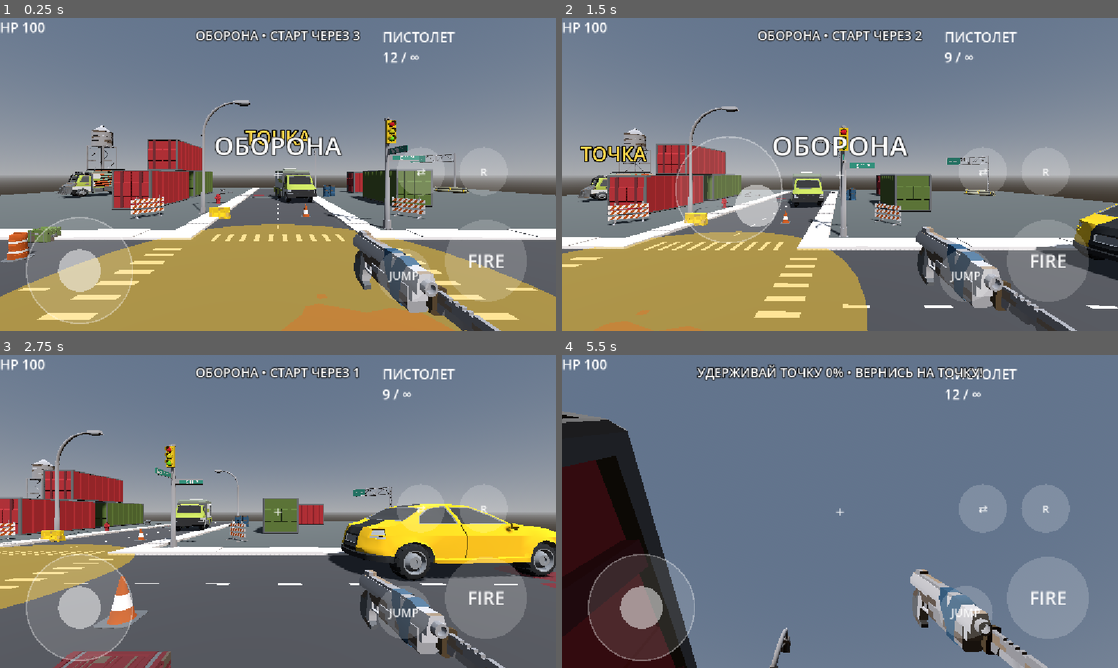
Above: before the commit, frames 1-4 (two rows, left to right).
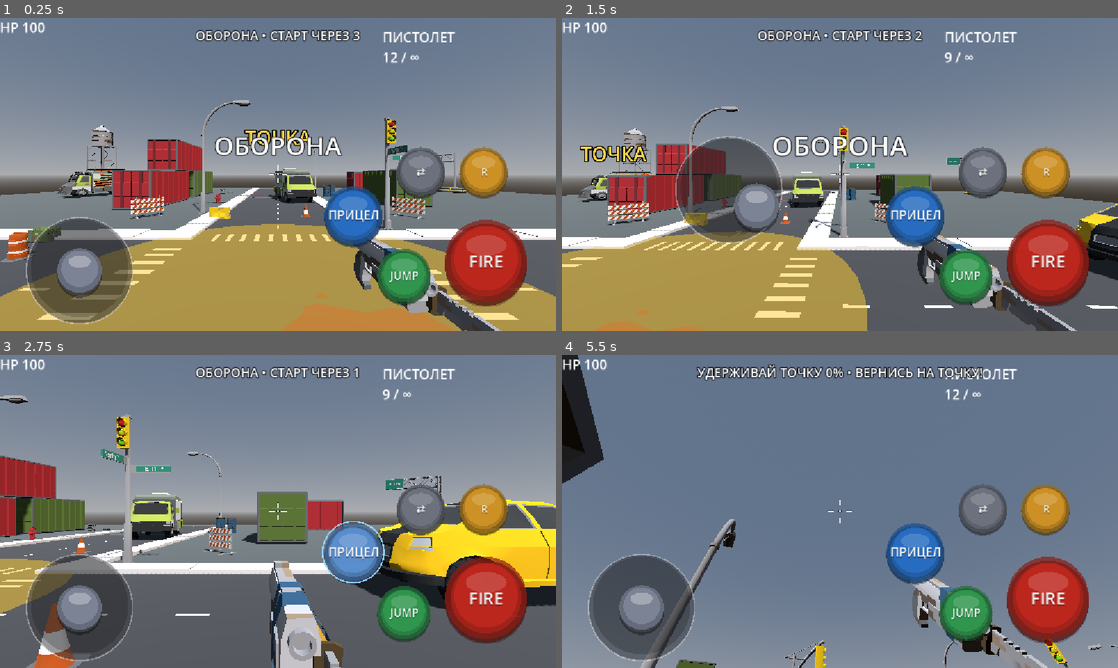
Above: after the commit, the same moments.

Repository: gsmboss/dead-zone
Game: Godot game, scene res://levels/street_level.tscn
Same seed, same stepped clock (60 frames per second), same inputs: the game is played once before the commit and once after it. This scene is started directly instead of the project's main scene.
Inputs (mouse positions are in pixels of both pictures, inside the frame that each line leads up to):
- Up to frame 1 (0.25 s): no input
- Up to frame 2 (1.5 s): move the mouse to (962, 158) at 0.52 s; hold D (move_right) 0.53-1.25 s; hold F (fire) 0.53-1.25 s; click (962, 158) at 0.67 s; tap Space (jump) at 0.77, 1.07 s; tap E (interact) at 0.8 s; drag from (728, 190) to (812, 237) at 1.27 s
- Up to frame 3 (2.75 s): move the mouse to (333, 442) at 2.02 s; hold D (move_right) from 2.03 s (still down); tap Q (switch_weapon) at 2.1 s; click (333, 442) at 2.17 s; tap Z (aim, bound only after the commit) at 2.3 s
- Up to frame 4 (5.5 s): release D (move_right) at 2.75 s; drag from (812, 574) to (673, 464) at 2.77 s; move the mouse to (1006, 558) at 3.52 s; hold A (move_left) 3.53-4.25 s; hold F (fire) 3.53-4.25 s; tap Space (jump) at 3.6, 3.77, 4.07 s; click (1006, 558) at 3.67 s; tap R (reload) at 4.15 s; drag from (673, 464) to (756, 433) at 4.27 s; move the mouse to (867, 511) at 5.02 s; hold S (move_back) from 5.03 s (still down); tap E (interact) at 5.1 s; click (867, 511) at 5.17 s; tap Q (switch_weapon) at 5.3 s

The runs differ from the first frame. In frame 1, 13% of the frame differs, in the area x 4-95%, y 41-98%; in frame 2, 13%; in frame 3, 37%, in the area x 0-100%, y 12-100%; in frame 4, 25%.

Commit message:
Прицеливание и динамический прицел, кнопки в 3D-стиле
- кнопка ПРИЦЕЛ (Z / ПКМ): зум камеры, оружие в центр, меньше разброс и чувствительность;
  параметры ads_fov_multiplier/ads_spread_multiplier в WeaponData (винтовка — сильный зум)
- прицел рисуется: черты расходятся от разброса, бега и стрельбы (bloom), у топора — точка
- экранные кнопки и джойстик объёмные: тень, боковина, блик, вдавливание при нажатии,
  цвет по действию; кнопка прицела подсвечивается, пока игрок целится
- кнопки меню объёмные (UIKit.apply_3d_style)

Co-Authored-By: Claude Opus 5.5 <noreply@anthropic.com>
Claude-Session: https://claude.ai/code/session_01G1gCmS2E8ZErZBTzgNYfo8

Diff:
--- a/autoload/input_setup.gd
+++ b/autoload/input_setup.gd
@@ -12,6 +12,11 @@
 	&"reload": [KEY_R],
 	&"switch_weapon": [KEY_Q],
 	&"interact": [KEY_E],
+	&"aim": [KEY_Z],
+}
+## Дополнительно: прицеливание правой кнопкой мыши
+const MOUSE_ACTIONS: Dictionary = {
+	&"aim": MOUSE_BUTTON_RIGHT,
 }
 
 
@@ -24,3 +29,7 @@
 			var event := InputEventKey.new()
 			event.physical_keycode = keycode
 			InputMap.action_add_event(action, event)
+		if MOUSE_ACTIONS.has(action):
+			var mouse_event := InputEventMouseButton.new()
+			mouse_event.button_index = MOUSE_ACTIONS[action]
+			InputMap.action_add_event(action, mouse_event)
--- a/levels/street_level.tscn
+++ b/levels/street_level.tscn
@@ -205,6 +205,24 @@
 action = &"switch_weapon"
 label = "⇄"
 
+[node name="AimButton" type="Control" parent="HUD/TouchControls" unique_id=162421704]
+layout_mode = 1
+anchors_preset = 3
+anchor_left = 1.0
+anchor_top = 1.0
+anchor_right = 1.0
+anchor_bottom = 1.0
+offset_left = -480.0
+offset_top = -300.0
+offset_right = -360.0
+offset_bottom = -180.0
+grow_horizontal = 0
+grow_vertical = 0
+script = ExtResource("4_ur00s")
+action = &"aim"
+label = "ПРИЦЕЛ"
+show_aim_state = true
+
 [node name="AmmoLabel" type="Label" parent="HUD" unique_id=1137799918]
 anchors_preset = -1
 anchor_left = 1.0
--- a/levels/test_level.tscn
+++ b/levels/test_level.tscn
@@ -204,6 +204,24 @@
 action = &"switch_weapon"
 label = "⇄"
 
+[node name="AimButton" type="Control" parent="HUD/TouchControls" unique_id=724297885]
+layout_mode = 1
+anchors_preset = 3
+anchor_left = 1.0
+anchor_top = 1.0
+anchor_right = 1.0
+anchor_bottom = 1.0
+offset_left = -480.0
+offset_top = -300.0
+offset_right = -360.0
+offset_bottom = -180.0
+grow_horizontal = 0
+grow_vertical = 0
+script = ExtResource("4_ur00s")
+action = &"aim"
+label = "ПРИЦЕЛ"
+show_aim_state = true
+
 [node name="AmmoLabel" type="Label" parent="HUD" unique_id=1137799918]
 anchors_preset = -1
 anchor_left = 1.0
--- a/levels/yard_level.tscn
+++ b/levels/yard_level.tscn
@@ -202,6 +202,24 @@
 action = &"switch_weapon"
 label = "⇄"
 
+[node name="AimButton" type="Control" parent="HUD/TouchControls" unique_id=856198546]
+layout_mode = 1
+anchors_preset = 3
+anchor_left = 1.0
+anchor_top = 1.0
+anchor_right = 1.0
+anchor_bottom = 1.0
+offset_left = -480.0
+offset_top = -300.0
+offset_right = -360.0
+offset_bottom = -180.0
+grow_horizontal = 0
+grow_vertical = 0
+script = ExtResource("4_ur00s")
+action = &"aim"
+label = "ПРИЦЕЛ"
+show_aim_state = true
+
 [node name="AmmoLabel" type="Label" parent="HUD" unique_id=1137799918]
 anchors_preset = -1
 anchor_left = 1.0
--- a/ui/crosshair.gd
+++ b/ui/crosshair.gd
@@ -1,7 +1,18 @@
 extends Label
-## Прицел: краснеет при наведении на цель, при попадании — крестик и звук.
+## Прицел (рисуется, не текст): четыре черты расходятся по текущему разбросу оружия
+## (бег, стрельба, прицеливание), краснеет при наведении на цель,
+## при попадании — крестик и звук. Нода остаётся Label для совместимости со сценами.
 
 const FLASH_TIME: float = 0.12
+const LINE_LENGTH: float = 11.0
+const LINE_WIDTH: float = 2.5
+const OUTLINE_WIDTH: float = 5.0
+const MIN_GAP: float = 4.0
+const MAX_GAP: float = 90.0
+const GAP_SMOOTH: float = 18.0
+const DOT_RADIUS: float = 2.0
+const OUTLINE_COLOR: Color = Color(0.0, 0.0, 0.0, 0.55)
+const DIRECTIONS: Array[Vector2] = [Vector2.UP, Vector2.DOWN, Vector2.LEFT, Vector2.RIGHT]
 
 @export var weapon_manager: WeaponManager
 @export var normal_color: Color = Color(1, 1, 1, 0.85)
@@ -14,9 +25,13 @@
 var _flash: float = 0.0
 var _flash_color: Color = Color.WHITE
 var _hit_marker: HitMarker
+var _gap: float = MIN_GAP
+var _melee: bool = false
 
 
 func _ready() -> void:
+	text = ""
+	custom_minimum_size = Vector2(4.0, 4.0)
 	_hit_marker = HitMarker.new()
 	add_child(_hit_marker)
 	resized.connect(_update_pivot)
@@ -31,6 +46,9 @@
 		push_warning("Crosshair: WeaponManager не найден")
 		return
 	weapon_manager.hit_landed.connect(_on_hit_landed)
+	weapon_manager.weapon_changed.connect(_on_weapon_changed)
+	var weapon: WeaponData = weapon_manager.get_current_weapon()
+	_melee = weapon != null and weapon.is_melee
 
 
 func _process(delta: float) -> void:
@@ -43,6 +61,36 @@
 	else:
 		modulate = target_color if weapon_manager.is_target_in_sight() else normal_color
 		scale = Vector2.ONE
+	var target_gap: float = clampf(_spread_to_pixels(weapon_manager.get_current_spread()), MIN_GAP, MAX_GAP)
+	_gap = lerpf(_gap, target_gap, clampf(GAP_SMOOTH * delta, 0.0, 1.0))
+	queue_redraw()
+
+
+func _draw() -> void:
+	var center: Vector2 = size * 0.5
+	draw_circle(center, DOT_RADIUS + 1.5, OUTLINE_COLOR)
+	draw_circle(center, DOT_RADIUS, Color.WHITE)
+	if _melee:
+		return  # у ближнего боя только точка
+	for dir: Vector2 in DIRECTIONS:
+		var from: Vector2 = center + dir * _gap
+		var to: Vector2 = center + dir * (_gap + LINE_LENGTH)
+		draw_line(from - dir, to + dir, OUTLINE_COLOR, OUTLINE_WIDTH)
+		draw_line(from, to, Color.WHITE, LINE_WIDTH)
+
+
+## Угол разброса → пиксели на экране с учётом текущего FOV камеры
+func _spread_to_pixels(spread_degrees: float) -> float:
+	var camera: Camera3D = weapon_manager.camera
+	if camera == null:
+		return MIN_GAP
+	var half_fov: float = deg_to_rad(camera.fov * 0.5)
+	var screen_half: float = get_viewport_rect().size.y * 0.5
+	return tan(deg_to_rad(spread_degrees)) / maxf(tan(half_fov), 0.01) * screen_half
+
+
+func _on_weapon_changed(weapon: WeaponData) -> void:
+	_melee = weapon != null and weapon.is_melee
 
 
 func _on_hit_landed(is_headshot: bool, killed: bool) -> void:
--- a/ui/mission_hud.gd
+++ b/ui/mission_hud.gd
@@ -138,6 +138,7 @@
 	button.custom_minimum_size = Vector2(260.0, 80.0)
 	button.focus_mode = FOCUS_NONE
 	button.add_theme_font_size_override(&"font_size", 28)
+	UIKit.apply_3d_style(button)
 	button.pressed.connect(func() -> void: Sfx.click())
 	return button
 
--- a/ui/touch/touch_action_button.gd
+++ b/ui/touch/touch_action_button.gd
@@ -1,17 +1,39 @@
 class_name TouchActionButton
 extends Control
-## Экранная кнопка. Нажатия передаёт TouchControls, кнопка жмёт действие Input Map.
+## Экранная кнопка в 3D-стиле: тень, ободок, объём, блик; при нажатии вдавливается.
+## Нажатия передаёт TouchControls, кнопка жмёт действие Input Map.
+
+## Цвет кнопки по действию (если use_action_color)
+const ACTION_COLORS: Dictionary = {
+	&"fire": Color(0.78, 0.16, 0.12),
+	&"aim": Color(0.16, 0.45, 0.8),
+	&"reload": Color(0.85, 0.6, 0.15),
+	&"jump": Color(0.2, 0.62, 0.32),
+	&"switch_weapon": Color(0.45, 0.47, 0.52),
+}
+const DEFAULT_BUTTON_COLOR: Color = Color(0.35, 0.37, 0.42)
+## Скорость анимации нажатия
+const PRESS_SPEED: float = 14.0
 
 @export var action: StringName = &""
 @export var label: String = ""
-@export var idle_color: Color = Color(1, 1, 1, 0.18)
-@export var pressed_color: Color = Color(1, 1, 1, 0.45)
-@export var label_color: Color = Color(1, 1, 1, 0.9)
+## Цвет из ACTION_COLORS по действию; иначе — base_color
+@export var use_action_color: bool = true
+@export var base_color: Color = DEFAULT_BUTTON_COLOR
+## Непрозрачность кнопки (не закрывать обзор)
+@export_range(0.1, 1.0, 0.05) var opacity: float = 0.7
+@export var label_color: Color = Color(1, 1, 1, 0.95)
+## Подсвечивать кнопку, пока оружие в прицеле (для кнопки прицела)
+@export var show_aim_state: bool = false
 ## Запас зоны нажатия сверх видимого круга (пальцы неточные)
 @export_range(1.0, 1.5, 0.05) var hit_padding: float = 1.15
 
 var _touch_count: int = 0
 var _action_valid: bool = false
+var _press_amount: float = 0.0
+var _color: Color = DEFAULT_BUTTON_COLOR
+var _aim_active: bool = false
+var _weapon_manager: WeaponManager
 
 
 func _ready() -> void:
@@ -19,6 +41,26 @@
 	_action_valid = action != &"" and InputMap.has_action(action)
 	if not _action_valid:
 		push_warning("TouchActionButton '%s': действие '%s' не найдено в InputMap" % [name, action])
+	_color = ACTION_COLORS.get(action, base_color) if use_action_color else base_color
+	set_process(show_aim_state)
+
+
+func _process(delta: float) -> void:
+	var target: float = 1.0 if is_pressed() else 0.0
+	var changed: bool = not is_equal_approx(_press_amount, target)
+	_press_amount = move_toward(_press_amount, target, PRESS_SPEED * delta)
+
+	if show_aim_state:
+		if _weapon_manager == null or not is_instance_valid(_weapon_manager):
+			_weapon_manager = get_tree().get_first_node_in_group(&"weapon_manager") as WeaponManager
+		var aiming: bool = _weapon_manager != null and _weapon_manager.is_aiming()
+		if aiming != _aim_active:
+			_aim_active = aiming
+			changed = true
+	elif not changed:
+		set_process(false)  # анимация закончилась — не тратим кадры
+	if changed:
+		queue_redraw()
 
 
 func is_pressed() -> bool:
@@ -35,6 +77,7 @@
 	_touch_count += 1
 	if _touch_count == 1 and _action_valid:
 		Input.action_press(action)
+	set_process(true)
 	queue_redraw()
 
 
@@ -44,6 +87,7 @@
 	_touch_count -= 1
 	if _touch_count == 0 and _action_valid:
 		Input.action_release(action)
+	set_process(true)
 	queue_redraw()
 
 
@@ -53,6 +97,7 @@
 	_touch_count = 0
 	if _action_valid:
 		Input.action_release(action)
+	set_process(true)
 	queue_redraw()
 
 
@@ -61,16 +106,42 @@
 
 
 func _draw() -> void:
-	var center: Vector2 = size * 0.5
 	var r: float = minf(size.x, size.y) * 0.5
-	draw_circle(center, r, pressed_color if is_pressed() else idle_color)
+	var p: float = _press_amount
+	var depth: float = r * 0.09
+	# Кнопка опускается при нажатии: тень короче, корпус ниже
+	var center: Vector2 = size * 0.5 + Vector2(0.0, depth * p)
+	var color: Color = _color.lightened(0.25) if _aim_active else _color
+	color = color.lightened(0.15 * p)
+
+	# Тень
+	draw_circle(size * 0.5 + Vector2(0.0, depth * 1.4), r, Color(0.0, 0.0, 0.0, 0.35 * opacity))
+	# Боковина (объём) — темнее и ниже лицевой стороны
+	draw_circle(center + Vector2(0.0, depth * (1.0 - p)), r, _with_alpha(color.darkened(0.55)))
+	# Ободок
+	draw_circle(center, r, _with_alpha(color.darkened(0.3)))
+	# Лицевая сторона: низ темнее, верх светлее (имитация градиента)
+	draw_circle(center, r * 0.86, _with_alpha(color.darkened(0.12)))
+	draw_circle(center - Vector2(0.0, r * 0.06), r * 0.78, _with_alpha(color))
+	# Блик сверху (эллипс через масштаб)
+	draw_set_transform(center - Vector2(0.0, r * 0.38), 0.0, Vector2(1.0, 0.5))
+	draw_circle(Vector2.ZERO, r * 0.5, Color(1.0, 1.0, 1.0, 0.22 * (1.0 - p * 0.6) * opacity))
+	draw_set_transform(Vector2.ZERO, 0.0, Vector2.ONE)
+	if _aim_active:
+		draw_arc(center, r * 1.06, 0.0, TAU, 40, Color(0.6, 0.85, 1.0, 0.9), 3.0, false)
 
 	if label.is_empty():
 		return
 	var font: Font = ThemeDB.fallback_font
-	var font_size: int = maxi(8, int(r * 0.45))
+	var font_size: int = maxi(8, int(r * 0.42))
 	var text_size: Vector2 = font.get_string_size(label, HORIZONTAL_ALIGNMENT_LEFT, -1, font_size)
-	# Вертикальное центрирование по базовой линии
+	# Вертикальное центрирование по базовой линии, текст с тенью
 	var baseline_y: float = center.y + (font.get_ascent(font_size) - font.get_descent(font_size)) * 0.5
-	draw_string(font, Vector2(center.x - text_size.x * 0.5, baseline_y), label,
-		HORIZONTAL_ALIGNMENT_LEFT, -1, font_size, label_color)
+	var text_pos := Vector2(center.x - text_size.x * 0.5, baseline_y)
+	draw_string(font, text_pos + Vector2(0.0, 2.0), label, HORIZONTAL_ALIGNMENT_LEFT, -1, font_size,
+		Color(0.0, 0.0, 0.0, 0.5))
+	draw_string(font, text_pos, label, HORIZONTAL_ALIGNMENT_LEFT, -1, font_size, label_color)
+
+
+func _with_alpha(color: Color) -> Color:
+	return Color(color.r, color.g, color.b, color.a * opacity)
--- a/ui/touch/virtual_joystick.gd
+++ b/ui/touch/virtual_joystick.gd
@@ -1,13 +1,14 @@
 class_name TouchJoystick
 extends Control
-## Плавающий джойстик. Сам не читает ввод — им управляет TouchControls.
+## Плавающий джойстик в 3D-стиле (углублённая база, объёмный стик с бликом).
+## Сам не читает ввод — им управляет TouchControls.
 ## (Имя TouchJoystick: в Godot 4.7+ есть встроенный класс VirtualJoystick)
 
 @export var radius: float = 110.0
 @export_range(0.0, 0.9, 0.01) var deadzone: float = 0.12
-@export var base_color: Color = Color(1, 1, 1, 0.12)
+@export var base_color: Color = Color(0.12, 0.13, 0.15, 0.45)
 @export var ring_color: Color = Color(1, 1, 1, 0.35)
-@export var knob_color: Color = Color(1, 1, 1, 0.5)
+@export var knob_color: Color = Color(0.5, 0.53, 0.6, 0.85)
 
 ## Выход в диапазоне -1..1. Вверх по экрану = -Y (как у Input.get_vector).
 var output: Vector2 = Vector2.ZERO
@@ -93,7 +94,19 @@
 		_knob = _center
 	if radius <= 0.0 or not is_finite(radius):
 		return
+	# База: углубление — светлый край снизу, тёмный сверху (свет падает сверху)
+	draw_circle(_center + Vector2(0.0, 3.0), radius, Color(1.0, 1.0, 1.0, 0.08))
 	draw_circle(_center, radius, base_color)
+	draw_circle(_center - Vector2(0.0, radius * 0.04), radius * 0.92, Color(0.0, 0.0, 0.0, 0.18))
 	# Без antialiased: сглаженная дуга в Compatibility даёт ошибки нормализации
 	draw_arc(_center, radius, 0.0, TAU, 48, ring_color, 3.0, false)
-	draw_circle(_knob, radius * 0.4, knob_color)
+
+	# Стик: тень, боковина, лицевая сторона, блик
+	var knob_radius: float = radius * 0.42
+	draw_circle(_knob + Vector2(0.0, knob_radius * 0.22), knob_radius, Color(0.0, 0.0, 0.0, 0.35))
+	draw_circle(_knob + Vector2(0.0, knob_radius * 0.1), knob_radius, knob_color.darkened(0.5))
+	draw_circle(_knob, knob_radius, knob_color.darkened(0.15))
+	draw_circle(_knob - Vector2(0.0, knob_radius * 0.08), knob_radius * 0.82, knob_color)
+	draw_set_transform(_knob - Vector2(0.0, knob_radius * 0.4), 0.0, Vector2(1.0, 0.55))
+	draw_circle(Vector2.ZERO, knob_radius * 0.5, Color(1.0, 1.0, 1.0, 0.3))
+	draw_set_transform(Vector2.ZERO, 0.0, Vector2.ONE)
--- a/ui/ui_kit.gd
+++ b/ui/ui_kit.gd
@@ -6,6 +6,8 @@
 const ACCENT: Color = Color(0.95, 0.75, 0.25)
 const DIM: Color = Color(0.75, 0.75, 0.75)
 const GOOD: Color = Color(0.55, 1.0, 0.55)
+## Цвет кнопок меню (3D-стиль)
+const BUTTON_COLOR: Color = Color(0.24, 0.27, 0.3)
 
 
 static func label(text: String, font_size: int = 26, parent: Node = null) -> Label:
@@ -27,8 +29,40 @@
 	result.focus_mode = Control.FOCUS_NONE
 	result.custom_minimum_size = Vector2(min_width, BUTTON_HEIGHT)
 	result.add_theme_font_size_override(&"font_size", font_size)
+	apply_3d_style(result)
 	result.pressed.connect(func() -> void: Sfx.click())
 	return result
+
+
+## Объёмная кнопка: толстый нижний край (боковина), тень; при нажатии «вдавливается»
+static func apply_3d_style(button: Button) -> void:
+	button.add_theme_stylebox_override(&"normal", _button_box(BUTTON_COLOR, 7, 0))
+	button.add_theme_stylebox_override(&"hover", _button_box(BUTTON_COLOR.lightened(0.12), 7, 0))
+	button.add_theme_stylebox_override(&"pressed", _button_box(BUTTON_COLOR.darkened(0.1), 2, 5))
+	button.add_theme_stylebox_override(&"disabled", _button_box(BUTTON_COLOR.darkened(0.45), 4, 3))
+	button.add_theme_stylebox_override(&"focus", StyleBoxEmpty.new())
+	button.add_theme_color_override(&"font_disabled_color", Color(1.0, 1.0, 1.0, 0.35))
+	button.add_theme_constant_override(&"outline_size", 4)
+	button.add_theme_color_override(&"font_outline_color", Color(0.0, 0.0, 0.0, 0.6))
+
+
+## edge — высота боковины снизу, sink — насколько содержимое опущено (нажатие)
+static func _button_box(color: Color, edge: int, sink: int) -> StyleBoxFlat:
+	var box := StyleBoxFlat.new()
+	box.bg_color = color
+	box.set_corner_radius_all(14)
+	box.border_width_bottom = edge
+	box.border_width_top = sink
+	box.border_color = color.darkened(0.55)
+	box.border_blend = false
+	box.shadow_color = Color(0.0, 0.0, 0.0, 0.45)
+	box.shadow_size = 6 if sink == 0 else 2
+	box.shadow_offset = Vector2(0.0, 4.0 if sink == 0 else 1.0)
+	box.content_margin_left = 18.0
+	box.content_margin_right = 18.0
+	box.content_margin_top = 8.0 + sink
+	box.content_margin_bottom = 8.0
+	return box
 
 
 static func panel_style(color: Color = Color(0.08, 0.09, 0.1, 0.94),
--- a/weapons/data/rifle.tres
+++ b/weapons/data/rifle.tres
@@ -14,6 +14,8 @@
 magazine_size = 30
 max_reserve_ammo = 180
 reload_time = 1.8
+ads_fov_multiplier = 0.55
+ads_spread_multiplier = 0.25
 recoil_pitch = 0.9
 recoil_yaw = 0.5
 gun_kick = 0.03
--- a/weapons/data/shotgun.tres
+++ b/weapons/data/shotgun.tres
@@ -17,6 +17,8 @@
 magazine_size = 6
 max_reserve_ammo = 36
 reload_time = 2.0
+ads_fov_multiplier = 0.85
+ads_spread_multiplier = 0.6
 recoil_pitch = 4.0
 recoil_yaw = 1.2
 gun_kick = 0.09
--- a/weapons/data/smg.tres
+++ b/weapons/data/smg.tres
@@ -15,6 +15,8 @@
 magazine_size = 35
 max_reserve_ammo = 210
 reload_time = 1.6
+ads_fov_multiplier = 0.75
+ads_spread_multiplier = 0.45
 recoil_pitch = 0.6
 recoil_yaw = 0.6
 gun_kick = 0.025
--- a/weapons/weapon_data.gd
+++ b/weapons/weapon_data.gd
@@ -28,6 +28,15 @@
 ## Максимальный запас патронов. -1 = бесконечный
 @export var max_reserve_ammo: int = -1
 @export_range(0.1, 5.0, 0.05) var reload_time: float = 1.2
+
+@export_group("Aim")
+## Приближение при прицеливании: FOV × множитель (меньше — сильнее зум)
+@export_range(0.3, 1.0, 0.05) var ads_fov_multiplier: float = 0.75
+## Разброс при прицеливании × множитель
+@export_range(0.0, 1.0, 0.05) var ads_spread_multiplier: float = 0.35
+## Расхождение прицела за выстрел (доля от spread_degrees) и максимум
+@export_range(0.0, 2.0, 0.05) var bloom_per_shot: float = 0.35
+@export_range(0.0, 5.0, 0.1) var max_bloom_factor: float = 2.0
 
 @export_group("Recoil")
 ## Подброс камеры вверх за выстрел, градусы
--- a/weapons/weapon_manager.gd
+++ b/weapons/weapon_manager.gd
@@ -12,6 +12,7 @@
 signal reload_cancelled
 signal fired(weapon: WeaponData)
 signal hit_landed(is_headshot: bool, killed: bool)
+signal aim_changed(aiming: bool)
 
 const SWITCH_DELAY: float = 0.25
 const MUZZLE_FLASH_TIME: float = 0.05
@@ -38,6 +39,17 @@
 const WALK_BOB_SPEED: float = 9.0
 ## Наклон модели в середине перезарядки, градусы
 const RELOAD_TILT_DEGREES: Vector3 = Vector3(-28.0, 12.0, 22.0)
+# Прицеливание
+## Скорость перехода в прицел и обратно (доля в секунду)
+const ADS_SPEED: float = 7.0
+## Оружие в прицеле: выше и ближе к камере (до уменьшения вью-модели)
+const ADS_RAISE: Vector3 = Vector3(0.0, 0.05, 0.06)
+## Покачивание в прицеле слабее
+const ADS_SWAY_FACTOR: float = 0.25
+## Затухание расхождения прицела, градусов в секунду
+const BLOOM_DECAY: float = 6.0
+## Доп. разброс при беге (доля от spread_degrees на полной скорости)
+const MOVE_SPREAD_FACTOR: float = 0.8
 ## Длительность замаха и возврата модели ближнего боя (доли интервала удара)
 const SWING_OUT_SHARE: float = 0.35
 const SWING_BACK_SHARE: float = 0.5
@@ -82,6 +94,11 @@
 var _model_base_rotation: Vector3 = Vector3.ZERO
 var _anim_time: float = 0.0
 var _bob_phase: float = 0.0
+var _speed_ratio: float = 0.0
+var _aiming: bool = false
+var _aim_weight: float = 0.0
+var _base_fov: float = 75.0
+var _bloom: float = 0.0
 # Здоровья, уже задетые текущим ударом (без аллокаций: очищается перед ударом)
 var _melee_hit: Array[Health] = []
 var _rng := RandomNumberGenerator.new()
@@ -105,6 +122,7 @@
 		set_physics_process(false)
 		set_process(false)
 		return
+	_base_fov = camera.fov
 
 	if use_game_state_loadout:
 		var loadout: Array[WeaponData] = GameState.get_loadout()
@@ -143,7 +161,40 @@
 
 
 func get_aim_slowdown() -> float:
-	return aim_assist_slowdown if _target_in_sight else 1.0
+	var slowdown: float = aim_assist_slowdown if _target_in_sight else 1.0
+	# В прицеле обзор медленнее пропорционально зуму
+	if camera != null and _base_fov > 0.0:
+		slowdown *= camera.fov / _base_fov
+	return slowdown
+
+
+func is_aiming() -> bool:
+	return _aiming
+
+
+## 0 — от бедра, 1 — полностью в прицеле
+func get_aim_weight() -> float:
+	return _aim_weight
+
+
+func set_aiming(enabled: bool) -> void:
+	var weapon: WeaponData = get_current_weapon()
+	if enabled and (weapon == null or weapon.is_melee):
+		enabled = false
+	if enabled == _aiming:
+		return
+	_aiming = enabled
+	aim_changed.emit(_aiming)
+
+
+## Текущий разброс в градусах: оружие, прицел, бег, расхождение от стрельбы
+func get_current_spread() -> float:
+	var weapon: WeaponData = get_current_weapon()
+	if weapon == null:
+		return 0.0
+	var base: float = weapon.spread_degrees * lerpf(1.0, weapon.ads_spread_multiplier, _aim_weight)
+	var moving: float = weapon.spread_degrees * MOVE_SPREAD_FACTOR * _speed_ratio * (1.0 - _aim_weight * 0.6)
+	return base + moving + _bloom
 
 
 func equip(index: int) -> void:
@@ -155,6 +206,8 @@
 	_cancel_reload()
 	if _swing_tween != null and _swing_tween.is_valid():
 		_swing_tween.kill()
+	set_aiming(false)
+	_bloom = 0.0
 	_index = new_index
 	_cooldown = SWITCH_DELAY
 	_apply_view_model(weapons[_index])
@@ -175,6 +228,7 @@
 		return
 	_reload_left = weapon.reload_time
 	_reload_total = weapon.reload_time
+	set_aiming(false)  # перезарядка — из прицела
 	_reload_stream = weapon.reload_sound
 	_reload_player = Sfx.play_2d(weapon.reload_sound, -2.0, 1.0, 0.0)
 	reload_started.emit(weapon.reload_time)
@@ -221,6 +275,10 @@
 			weapon = get_current_weapon()
 		elif Input.is_action_just_pressed(&"reload"):
 			reload()
+		if Input.is_action_just_pressed(&"aim"):
+			set_aiming(not _aiming)
+	elif _aiming:
+		set_aiming(false)  # смерть, окно, пауза
 
 	_cooldown = maxf(_cooldown - delta, 0.0)
 	_update_target(weapon, delta)
@@ -240,6 +298,7 @@
 
 
 func _process(delta: float) -> void:
+	_update_aim(delta)
 	if _current_model != null and is_instance_valid(_current_model):
 		_animate_model(delta)
 	if _flash_left > 0.0:
@@ -251,18 +310,30 @@
 				_flash_sprite.visible = false
 
 
-## Дыхание, покачивание при ходьбе, наклон при перезарядке. Без аллокаций
+## Плавный зум камеры, скорость игрока, затухание расхождения прицела
+func _update_aim(delta: float) -> void:
+	_aim_weight = move_toward(_aim_weight, 1.0 if _aiming else 0.0, ADS_SPEED * delta)
+	if camera != null:
+		var weapon: WeaponData = get_current_weapon()
+		var zoom: float = weapon.ads_fov_multiplier if weapon != null else 1.0
+		camera.fov = lerpf(_base_fov, _base_fov * zoom, smoothstep(0.0, 1.0, _aim_weight))
+	_speed_ratio = 0.0
+	if player != null and player.is_on_floor() and player.move_speed > 0.0:
+		_speed_ratio = clampf(Vector2(player.velocity.x, player.velocity.z).length() / player.move_speed, 0.0, 1.0)
+	_bloom = maxf(_bloom - BLOOM_DECAY * delta, 0.0)
+
+
+## Дыхание, покачивание при ходьбе, наклон при перезарядке, прицел. Без аллокаций
 func _animate_model(delta: float) -> void:
 	var k: float = _offset_scale()
 	_anim_time += delta
-	var speed_ratio: float = 0.0
-	if player != null and player.is_on_floor() and player.move_speed > 0.0:
-		speed_ratio = clampf(Vector2(player.velocity.x, player.velocity.z).length() / player.move_speed, 0.0, 1.0)
-	_bob_phase += delta * WALK_BOB_SPEED * speed_ratio
+	var sway: float = lerpf(1.0, ADS_SWAY_FACTOR, _aim_weight)
+	var speed_ratio: float = _speed_ratio * sway
+	_bob_phase += delta * WALK_BOB_SPEED * _speed_ratio
 
 	var offset := Vector3(
-		sin(_anim_time * IDLE_SWAY_SPEED * 0.5) * IDLE_SWAY.x + sin(_bob_phase) * WALK_BOB.x * speed_ratio,
-		sin(_anim_time * IDLE_SWAY_SPEED) * IDLE_SWAY.y - absf(cos(_bob_phase)) * WALK_BOB.y * speed_ratio,
+		sin(_anim_time * IDLE_SWAY_SPEED * 0.5) * IDLE_SWAY.x * sway + sin(_bob_phase) * WALK_BOB.x * speed_ratio,
+		sin(_anim_time * IDLE_SWAY_SPEED) * IDLE_SWAY.y * sway - absf(cos(_bob_phase)) * WALK_BOB.y * speed_ratio,
 		0.0)
 	var reload_weight: float = 0.0
 	if is_reloading() and _reload_total > 0.0:
@@ -271,6 +342,10 @@
 		offset += RELOAD_OFFSET * reload_weight
 
 	var target: Vector3 = _model_rest + offset * k
+	if _aim_weight > 0.0:
+		# В прицеле оружие уходит к центру экрана и поднимается
+		var ads_offset := Vector3(-_model_rest.x, 0.0, 0.0) + ADS_RAISE * k
+		target += ads_offset * smoothstep(0.0, 1.0, _aim_weight)
 	_current_model.position = _current_model.position.lerp(target, clampf(GUN_RETURN_SPEED * delta, 0.0, 1.0))
 	# Поворот не трогаем во время замаха (им управляет твин)
 	if _swing_tween == null or not _swing_tween.is_running():
@@ -368,6 +443,9 @@
 			headshot = headshot or result.get("head", false)
 			killed = killed or result.get("killed", false)
 
+	# Каждый выстрел раскрывает прицел (до max_bloom_factor × разброс)
+	_bloom = minf(_bloom + weapon.spread_degrees * weapon.bloom_per_shot,
+		weapon.spread_degrees * weapon.max_bloom_factor)
 	_apply_feedback(weapon)
 	fired.emit(weapon)
 	_emit_ammo()
@@ -422,7 +500,7 @@
 
 
 func _fire_ray(weapon: WeaponData) -> Dictionary:
-	return _shoot_along(weapon, _spread_direction(weapon.spread_degrees))
+	return _shoot_along(weapon, _spread_direction(get_current_spread()))
 
 
 ## Луч из камеры в направлении direction на max_range: урон, искры, звук
Not shown, changed: CLAUDE.md
